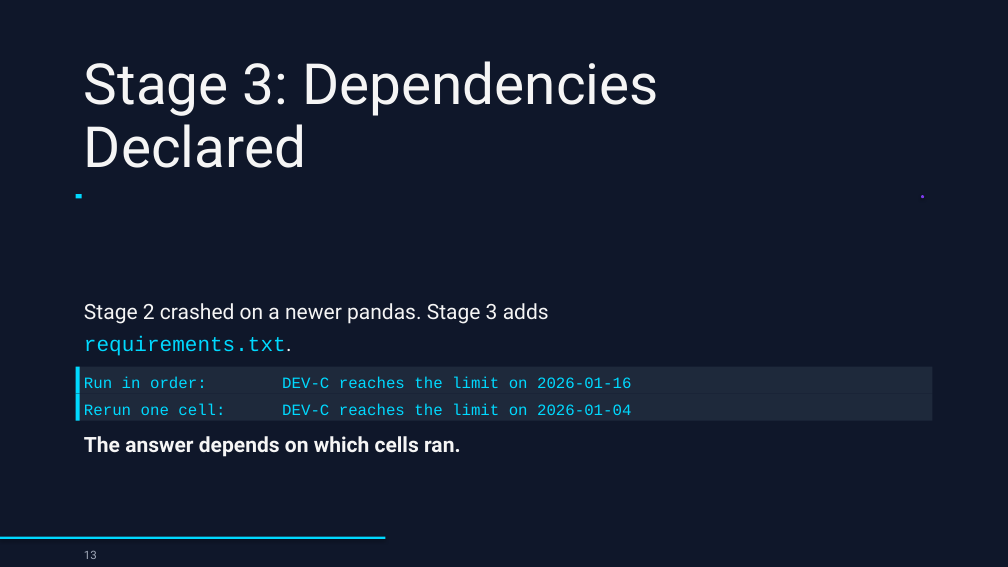
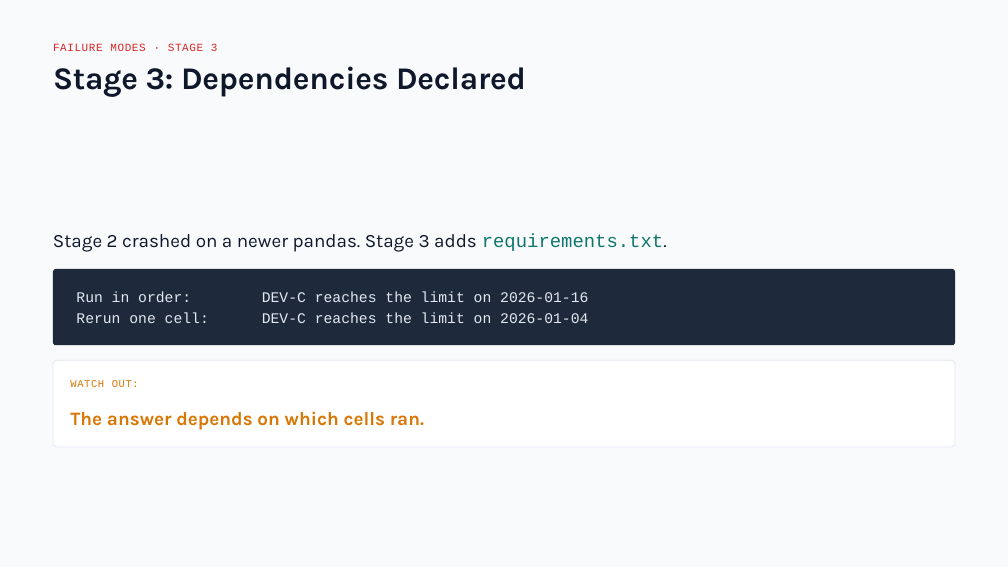
Before and after one commit to drweihungpan-lab/3R-teaching, a slide deck: slide 13 of materials/slides/session-2.pptx. Drawn at 1008x567 pixels with LibreOffice and Linux fonts; fonts in the diff are those of the drawing. Boxes give left, top, right and bottom in pixels: in the first picture for what was removed or moved away, otherwise in the second. Text is boxed around its words. In the diff, an @@ line names an element or a change of style, - is before the commit and + after.

```diff
--- a/materials/slides/session-2.pptx
+++ b/materials/slides/session-2.pptx
@@ background #0F172A to #F8FAFC @@
@@ text "Stage 3: Dependencies Declared": place and size @@
-text "Stage 3: Dependencies Declared" at (84, 61, 659, 168)
+text "Stage 3: Dependencies Declared" at (53, 66, 526, 97)
@@ text "Stage 3: Dependencies Declared" at (53, 66, 526, 97): size 54 to 30 pt, font Roboto to Karla, text colour #F5F5F5 to #0F172A, letter spacing 0 to -0.2 pt, bold on; line spacing 60pt to 37pt @@
@@ text added at (53, 44, 218, 51), 10.5 pt, text #DC2626 @@
+FAILURE MODES · STAGE 3
@@ rectangle removed at (76, 194, 82, 199) @@
@@ ellipse removed at (921, 195, 924, 198) @@
@@ text "Stage 2 crashed on a ...": place and size @@
-text "Stage 2 crashed on a ..." at (84, 303, 549, 356)
+text "Stage 2 crashed on a ..." at (53, 234, 667, 252)
@@ text "Stage 2 crashed on a ..." at (53, 234, 667, 252): size 20 to 18 pt; font Roboto to Karla, text colour #F5F5F5 to #0F172A in "Stage 2 crashed on a newer pandas. ..."; text colour #00D9FF to #0F766E in "requirements.txt."; line spacing 30pt to 26.1pt @@
@@ rounded rectangle added at (53, 269, 955, 346), fill #1E293B @@
@@ text "Run in order: DEV-C reaches ...": place and size @@
-text "Run in order: DEV-C reaches ..." at (76, 367, 932, 394)
+text "Run in order: DEV-C reaches ..." at (76, 291, 588, 302)
@@ text "Run in order: DEV-C reaches ..." at (76, 291, 588, 302): size 15 to 14 pt, text colour #00D9FF to #E2E8F0; line spacing 19.8pt to 18.5pt; fill #1E293B to none @@
@@ text "Rerun one cell: DEV-C reaches ..." at (76, 312, 588, 323): size 15 to 14 pt, text colour #00D9FF to #E2E8F0; line spacing 19.8pt to 18.5pt; fill #1E293B to none @@
@@ text "Rerun one cell: DEV-C reaches ...": place and size @@
-text "Rerun one cell: DEV-C reaches ..." at (76, 394, 932, 421)
+text "Rerun one cell: DEV-C reaches ..." at (76, 312, 588, 323)
@@ rounded rectangle added at (53, 361, 955, 448), fill #FFFFFF, outline #E2E8F0 0.75 pt @@
@@ text added at (70, 380, 139, 387), 10 pt, text #D97706 @@
+WATCH OUT:
@@ rectangle removed at (76, 367, 80, 394) @@
@@ text "The answer depends on which ...": place and size @@
-text "The answer depends on which ..." at (84, 436, 461, 457)
+text "The answer depends on which ..." at (70, 411, 424, 430)
@@ text "The answer depends on which ..." at (70, 411, 424, 430): size 20 to 18 pt, font Roboto to Karla, text colour #F5F5F5 to #D97706; line spacing 30pt to 26.1pt @@
@@ rectangle removed at (76, 394, 80, 421) @@
@@ rectangle removed at (0, 537, 386, 539) @@
@@ text removed at (84, 550, 97, 559) @@
-13
```
Also in this commit, not shown: 33 other slides changed, 5 other files.
